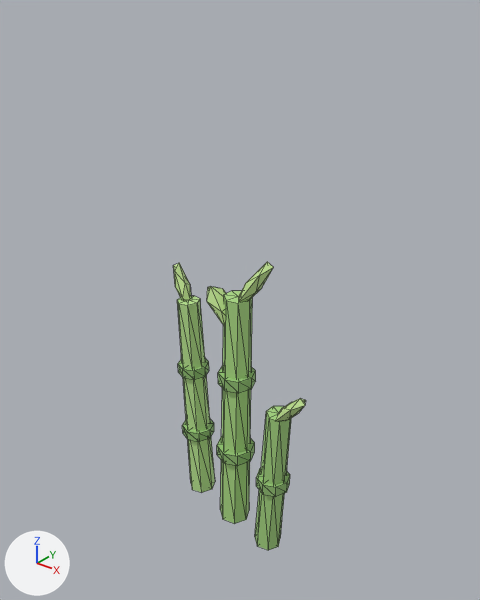
Renders of the glTF model public/studio/v2.15.0/d_bamboo/model.glb from each side of a commit.
Both versions are drawn from a camera (50 mm lens) standing at (5.8, -7.1, 8.71) and looking at (-0.01, 0.17, 4.2). Lighting does not change. The marker at lower left points along +X, +Y and +Z. The picture after the commit comes second. Mesh edges are drawn as thin lines. Where no turn or scale is listed for an object, it has been applied to the vertices.

In view in the first picture: 'part0', 'part1', 'part10', 'part11', 'part12', 'part13', 'part2', 'part3', 'part4', 'part5', 'part6', 'part7', 'part8', 'part9' and 3 more.
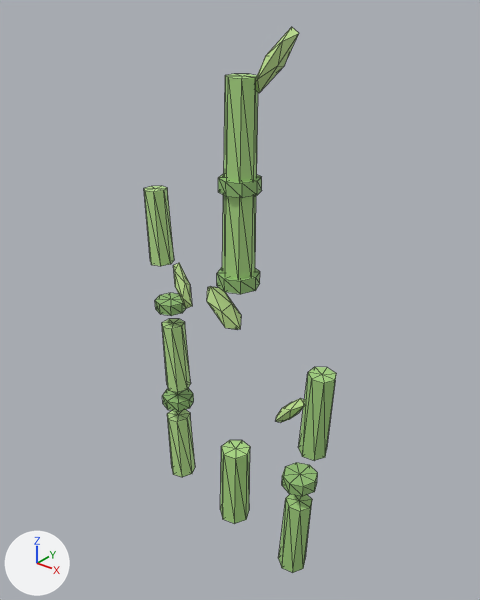
Edits to the bpy script that builds the scene:
```text
Change me_geometry_1:
    remove me_geometry_1.from_pydata(...)  # 18 vertices, 32 faces; spans x -0.296..0.354, y -0.325..0.325, z 1.349..1.551
    add me_geometry_1.from_pydata(...)  # 18 vertices, 32 faces; spans x -0.232..0.418, y -0.325..0.325, z 4.547..4.75
    me_geometry_1 part 1: the whole mesh is moved by (0.064, 0.0, 3.198)
Change me_geometry_2:
    remove me_geometry_2.from_pydata(...)  # 16 vertices, 28 faces; spans x -0.2..0.297, y -0.247..0.247, z 1.445..2.904
    add me_geometry_2.from_pydata(...)  # 16 vertices, 28 faces; spans x -0.136..0.36, y -0.247..0.247, z 4.643..6.103
    me_geometry_2 part 2: the whole mesh is moved by (0.064, 0.0, 3.198)
Change me_geometry_3:
    remove me_geometry_3.from_pydata(...)  # 18 vertices, 32 faces; spans x -0.247..0.363, y -0.305..0.305, z 2.799..3.001
    add me_geometry_3.from_pydata(...)  # 18 vertices, 32 faces; spans x -0.183..0.427, y -0.305..0.305, z 5.997..6.2
    me_geometry_3 part 3: the whole mesh is moved by (0.064, 0.0, 3.198)
Change me_geometry_4:
    remove me_geometry_4.from_pydata(...)  # 16 vertices, 28 faces; spans x -0.157..0.311, y -0.233..0.233, z 2.895..4.354
    add me_geometry_4.from_pydata(...)  # 16 vertices, 28 faces; spans x -0.093..0.375, y -0.233..0.233, z 6.094..7.552
    me_geometry_4 part 4: the whole mesh is moved by (0.064, 0.0, 3.198)
Change me_geometry_5:
    remove me_geometry_5.from_pydata(...)  # 16 vertices, 28 faces; spans x -1.217..-0.71, y -0.034..0.434, z -0.011..1.291
    add me_geometry_5.from_pydata(...)  # 16 vertices, 28 faces; spans x -1.842..-1.335, y 0.092..0.56, z -0.063..1.239
    me_geometry_5 part 5: the whole mesh is moved by (-0.625, 0.126, -0.052)
Change me_geometry_6:
    remove me_geometry_6.from_pydata(...)  # 18 vertices, 32 faces; spans x -1.303..-0.725, y -0.089..0.489, z 1.19..1.37
    add me_geometry_6.from_pydata(...)  # 18 vertices, 32 faces; spans x -1.901..-1.323, y 0.028..0.605, z 1.521..1.7
    me_geometry_6 part 6: the whole mesh is moved by (-0.598, 0.116, 0.33)
Change me_geometry_7:
    remove me_geometry_7.from_pydata(...)  # 16 vertices, 28 faces; spans x -1.269..-0.789, y -0.02..0.42, z 1.27..2.571
    add me_geometry_7.from_pydata(...)  # 16 vertices, 28 faces; spans x -1.83..-1.35, y 0.086..0.526, z 1.904..3.204
    me_geometry_7 part 7: the whole mesh is moved by (-0.561, 0.106, 0.634)
Change me_geometry_8:
    remove me_geometry_8.from_pydata(...)  # 18 vertices, 32 faces; spans x -1.349..-0.807, y -0.071..0.471, z 2.47..2.65
    add me_geometry_8.from_pydata(...)  # 18 vertices, 32 faces; spans x -1.944..-1.401, y 0.037..0.58, z 3.476..3.655
    me_geometry_8 part 8: the whole mesh is moved by (-0.594, 0.109, 1.005)
Change me_geometry_9:
    remove me_geometry_9.from_pydata(...)  # 16 vertices, 28 faces; spans x -1.321..-0.866, y -0.007..0.407, z 2.55..3.85
    add me_geometry_9.from_pydata(...)  # 16 vertices, 28 faces; spans x -2.112..-1.657, y 0.134..0.548, z 4.294..5.593
    me_geometry_9 part 9: the whole mesh is moved by (-0.791, 0.141, 1.743)
Change me_geometry_10:
    remove me_geometry_10.from_pydata(...)  # 16 vertices, 28 faces; spans x 0.643..1.147, y -0.374..0.074, z -0.014..1.362
    add me_geometry_10.from_pydata(...)  # 16 vertices, 28 faces; spans x 1.22..1.724, y -0.473..-0.025, z -0.046..1.33
    me_geometry_10 part 10: the whole mesh is moved by (0.577, -0.099, -0.032)
Change me_geometry_11:
    remove me_geometry_11.from_pydata(...)  # 18 vertices, 32 faces; spans x 0.654..1.208, y -0.427..0.127, z 1.255..1.444
    add me_geometry_11.from_pydata(...)  # 18 vertices, 32 faces; spans x 1.218..1.772, y -0.519..0.034, z 1.648..1.837
    me_geometry_11 part 11: the whole mesh is moved by (0.564, -0.092, 0.392)
Change me_geometry_12:
    remove me_geometry_12.from_pydata(...)  # 16 vertices, 28 faces; spans x 0.737..1.215, y -0.361..0.061, z 1.337..2.711
    add me_geometry_12.from_pydata(...)  # 16 vertices, 28 faces; spans x 1.523..2.001, y -0.484..-0.062, z 2.406..3.78
    me_geometry_12 part 12: the whole mesh is moved by (0.786, -0.123, 1.069)
Change me_geometry_13:
    remove me_geometry_13.from_pydata(...)  # 12 vertices, 20 faces; spans x 0.026..0.584, y -0.137..0.335, z 4.152..4.962
    add me_geometry_13.from_pydata(...)  # 12 vertices, 20 faces; spans x 0.268..0.826, y -0.054..0.418, z 7.341..8.151
    me_geometry_13 part 13: the whole mesh is moved by (0.241, 0.082, 3.189)
```

Pixel boxes (x1, y1, x2, y2) of what changed, in the pictures (480 x 600 px):
'part4', moved: before (223, 291, 253, 380); after (224, 74, 258, 182)
'part2', moved: before (221, 388, 251, 453); after (222, 195, 256, 279)
'part12', moved: before (260, 406, 291, 485); after (298, 367, 336, 461)
'part9', moved: before (177, 296, 205, 369); after (144, 186, 174, 266)
'part10', moved: before (255, 490, 285, 550); after (278, 494, 312, 573)
'part7', moved: before (183, 376, 210, 431); after (162, 319, 191, 392)
'part5', moved: before (187, 438, 215, 492); after (167, 409, 195, 477)
'part13', moved: before (238, 262, 274, 302); after (255, 27, 299, 93)
'part11', moved: before (256, 468, 290, 497); after (282, 463, 318, 496)
'part3', moved: before (218, 366, 256, 393); after (218, 174, 262, 198)
'part1', moved: before (217, 436, 255, 466); after (217, 267, 260, 294)
'part6', moved: before (182, 419, 214, 442); after (162, 388, 194, 411)
'part8', moved: before (178, 358, 209, 380); after (155, 293, 186, 316)
